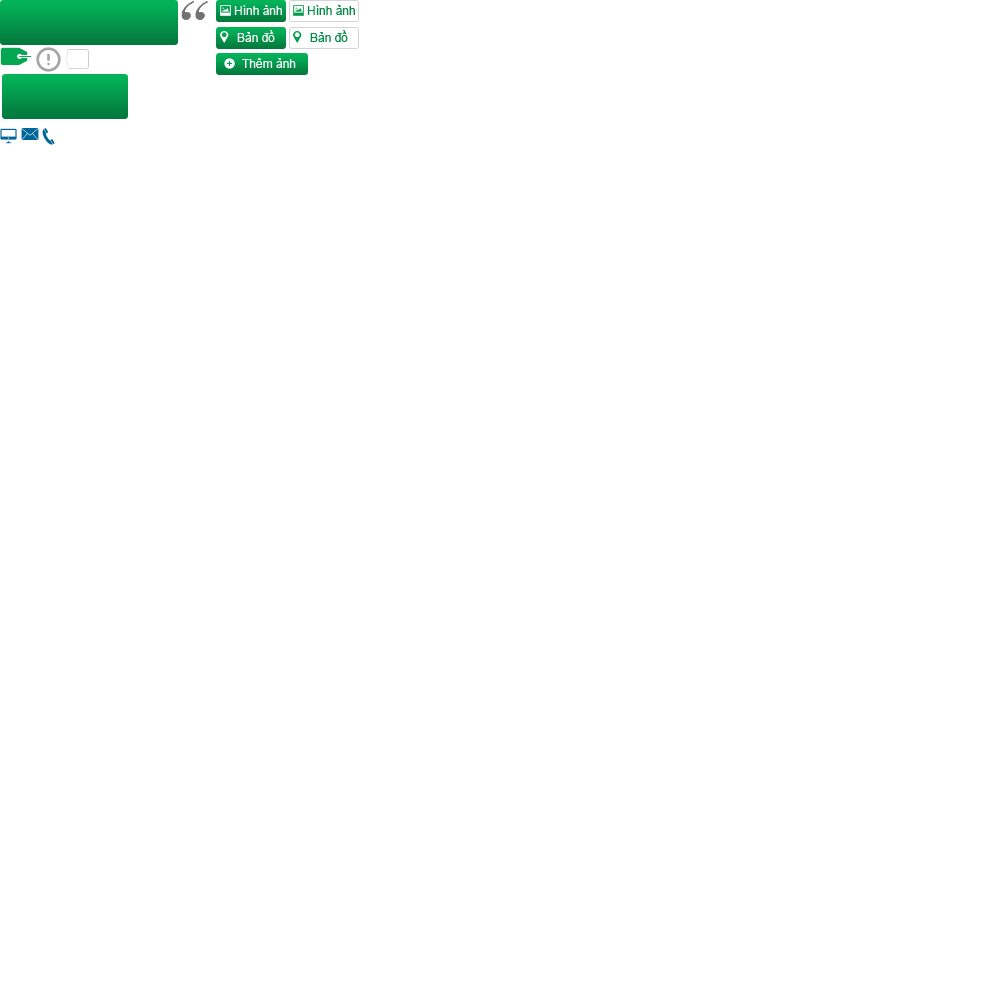
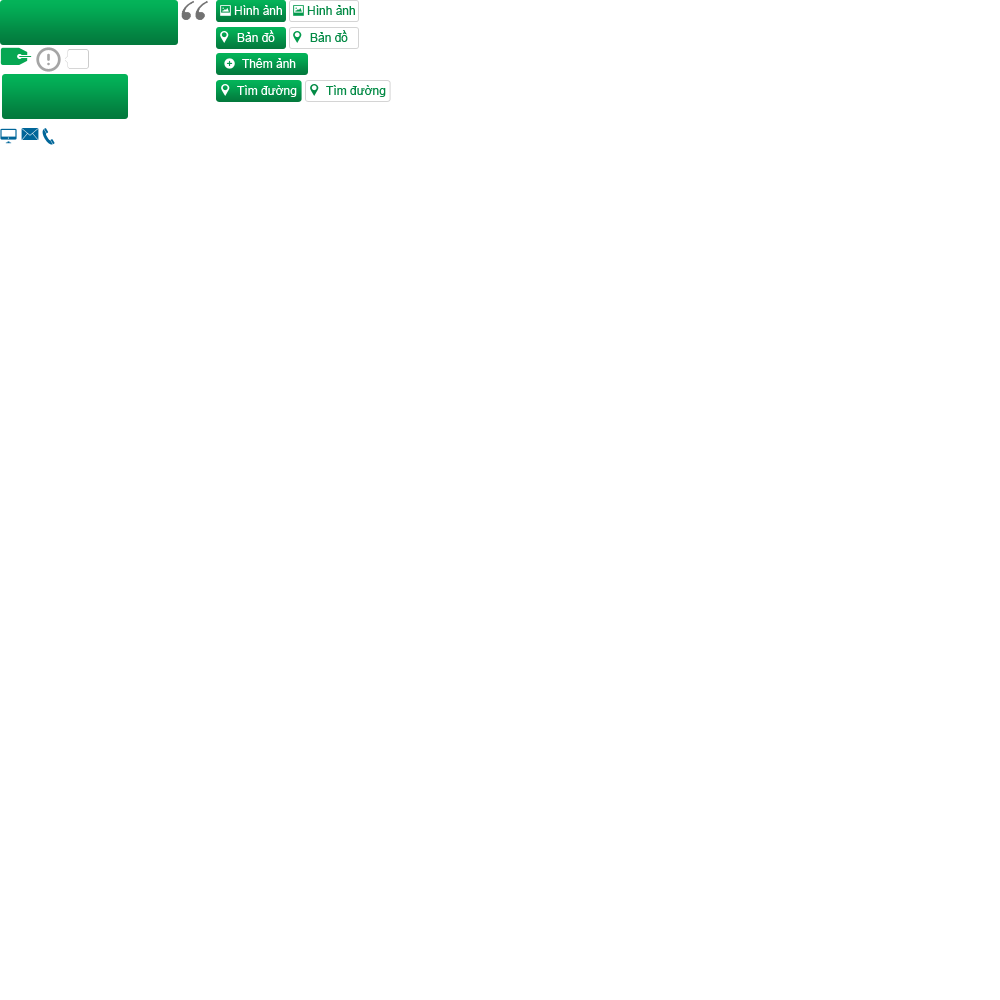
The second 1000 × 1000 image is a revision of the first. Changes to its layers:
painted on "Layer 2" over <box>216,80,391,102</box>
painted on "Layer 1" over <box>216,80,302,102</box>
painted on "Layer 0" over <box>216,80,359,102</box>
